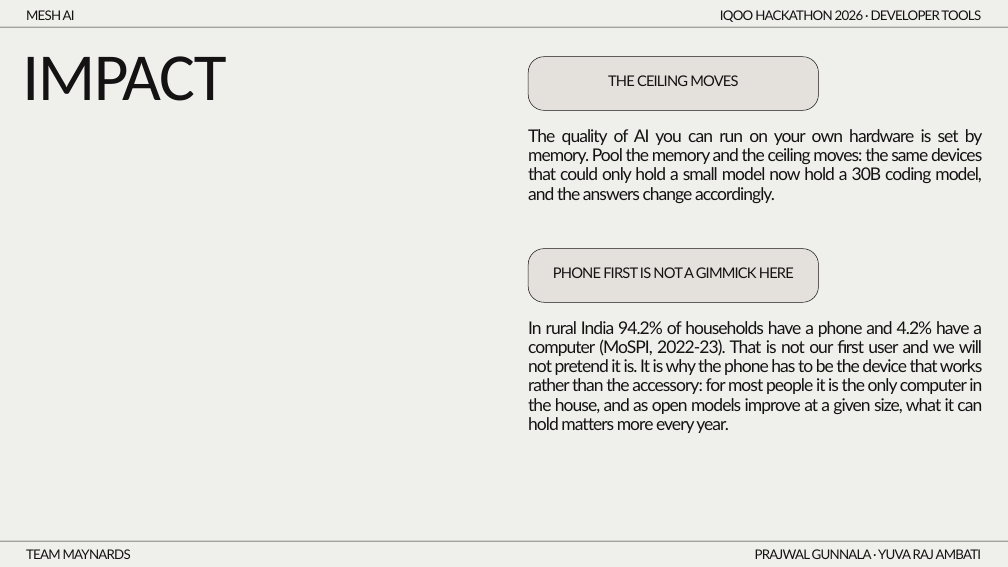
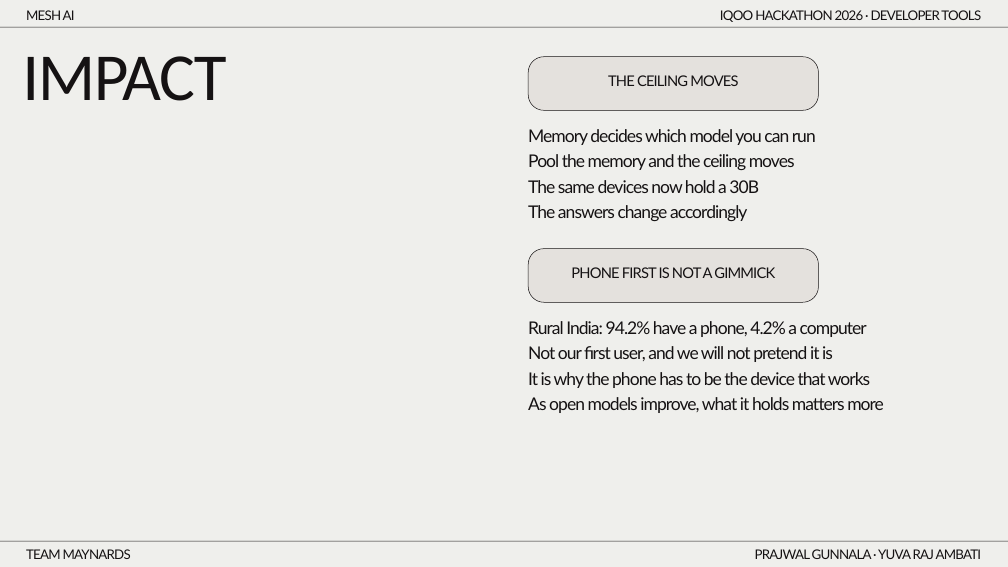
Before and after one commit to prajwal-gunnala/maynards, a slide deck: slide 14 of docs/deck/MeshAI_Deck_v4.pptx (slide 12 before the commit). Drawn at 1008x567 pixels with LibreOffice and Linux fonts; fonts in the diff are those of the drawing. Boxes give left, top, right and bottom in pixels: in the first picture for what was removed or moved away, otherwise in the second. Text is boxed around its words. In the diff, an @@ line names an element or a change of style, - is before the commit and + after.

```diff
--- a/docs/deck/MeshAI_Deck_v4.pptx
+++ b/docs/deck/MeshAI_Deck_v4.pptx
@@ text at (528, 129, 816, 221): text changed @@
-The quality of AI you can run on your own hardware is set by memory. Pool the memory and the ceiling moves: the same devices that could only hold a small model now hold a 30B coding model, and the answers change accordingly.
+Memory decides which model you can run
+Pool the memory and the ceiling moves
+The same devices now hold a 30B
+The answers change accordingly
@@ text at (571, 267, 775, 278): text changed @@
-PHONE FIRST IS NOT A GIMMICK HERE
+PHONE FIRST IS NOT A GIMMICK
@@ text at (528, 321, 884, 413): text changed @@
-In rural India 94.2% of households have a phone and 4.2% have a computer (MoSPI, 2022-23). That is not our first user and we will not pretend it is. It is why the phone has to be the device that works rather than the accessory: for most people it is the only computer in the house, and as open models improve at a given size, what it can hold matters more every year.
+Rural India: 94.2% have a phone, 4.2% a computer
+Not our first user, and we will not pretend it is
+It is why the phone has to be the device that works
+As open models improve, what it holds matters more
```
Also in this commit, not shown: 9 other slides changed, 7 other files.
